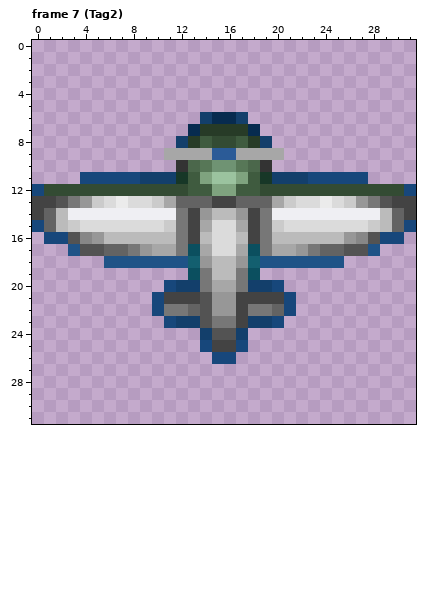
Two versions of one pixel-art file, Enemy01.aseprite. Above, as it was before the edit.
32x32 pixels, 11 frames. Colours within 5 levels of each other are drawn and written as one. Shown: frame 7 (Tag2). The commit also changed other frames, which this record leaves out.
New version:
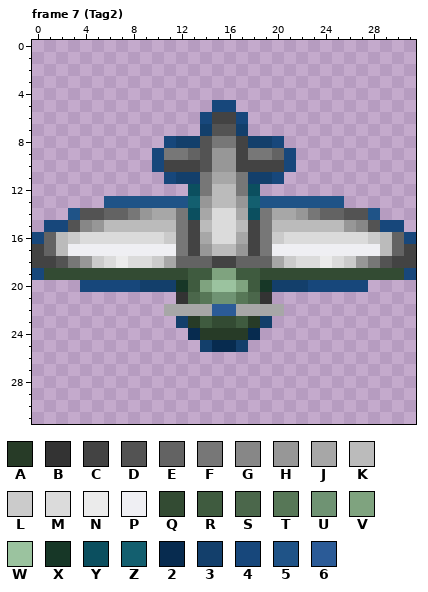
Palette (. is transparent): A #273b27  B #333333  C #434343  D #535353  E #636363  F #777777  G #878787  H #979797  J #a7a7a7  K #bbbbbb  L #cbcbcb  M #dbdbdb  N #ebebeb  P #efeff3  Q #334b33  R #3f5b3f  S #4b674b  T #577757  U #6f9373  V #7fa37f  W #9bc39f  X #173727  Y #0b4f5f  Z #135f6f  2 #072b4f  3 #133f6b  4 #17477b  5 #1f5387  6 #2b5b97
What changed:
--- frame 7 (Tag2)
@@ x 0..31 @@
  4 ................................
- 5 ................................
- 6 ..............3223..............
- 7 .............2AAAA2.............
- 8 ............3ARQQRA3............
- 9 ...........JJJJ66JJJJ...........
-10 ............BSTUUTSB............
-11 ....44444333XRVWWVRX33344444....
-12 4QQQQQQQQQQQQRRVVRRQQQQQQQQQQQQ4
-13 CCDFHLMNMMLJEEECCEEEJLMMNMLHFDCC
-14 CEKPPPPPPPPPFCHKKHCFPPPPPPPPPKEC
-15 4EKLMMMMMMMLFCJMMJCFLMMMMMMMLKE4
-16 .44DGHKKKKKKFCKMMKCFKKKKKKHGD44.
-17 ...5DDEEFHJJFYJMMJYFJJHFEEDD5...
-18 ......5555555ZHKKHZ5555555......
-19 .............YFKKFY.............
-20 ...........433FJJF334...........
-21 ..........4CCCDHHCCCC4..........
-22 ..........4FFEDHHCFFE4..........
-23 ...........433DFFC334...........
-24 ..............3DD3..............
-25 ..............4CC4..............
-26 ...............44...............
+ 5 ...............44...............
+ 6 ..............4CC4..............
+ 7 ..............3DD3..............
+ 8 ...........433DFFC334...........
+ 9 ..........4FFEDHHCFFE4..........
+10 ..........4CCCDHHCCCC4..........
+11 ...........433FJJF334...........
+12 .............YFKKFY.............
+13 ......5555555ZHKKHZ5555555......
+14 ...5DDEEFHJJFYJMMJYFJJHFEEDD5...
+15 .44DGHKKKKKKFCKMMKCFKKKKKKHGD44.
+16 4EKLMMMMMMMLFCJMMJCFLMMMMMMMLKE4
+17 CEKPPPPPPPPPFCHKKHCFPPPPPPPPPKEC
+18 CCDFHLMNMMLJEEECCEEEJLMMNMLHFDCC
+19 4QQQQQQQQQQQQRRVVRRQQQQQQQQQQQQ4
+20 ....44444333XRVWWVRX33344444....
+21 ............BSTUUTSB............
+22 ...........JJJJ66JJJJ...........
+23 ............3ARQQRA3............
+24 .............2AAAA2.............
+25 ..............3223..............
+26 ................................
 27 ................................
Changed places in both pictures, as pixel boxes (x1, y1, x2, y2):
changed: (32, 100, 416, 364)
